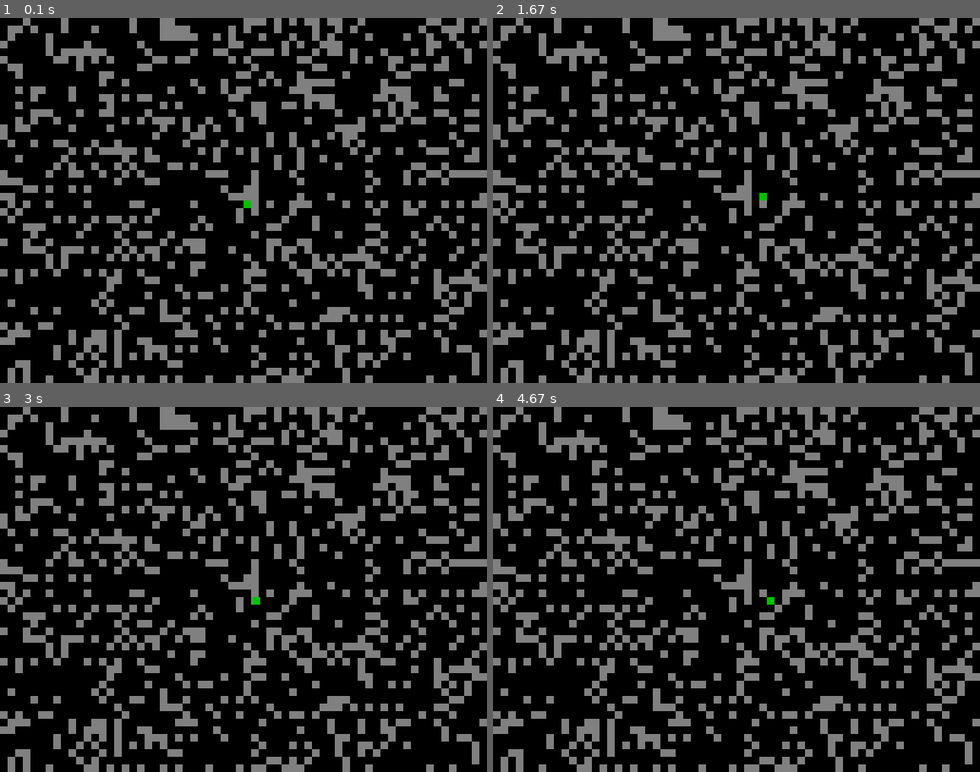
Above: before the commit, frames 1-4 (two rows, left to right).
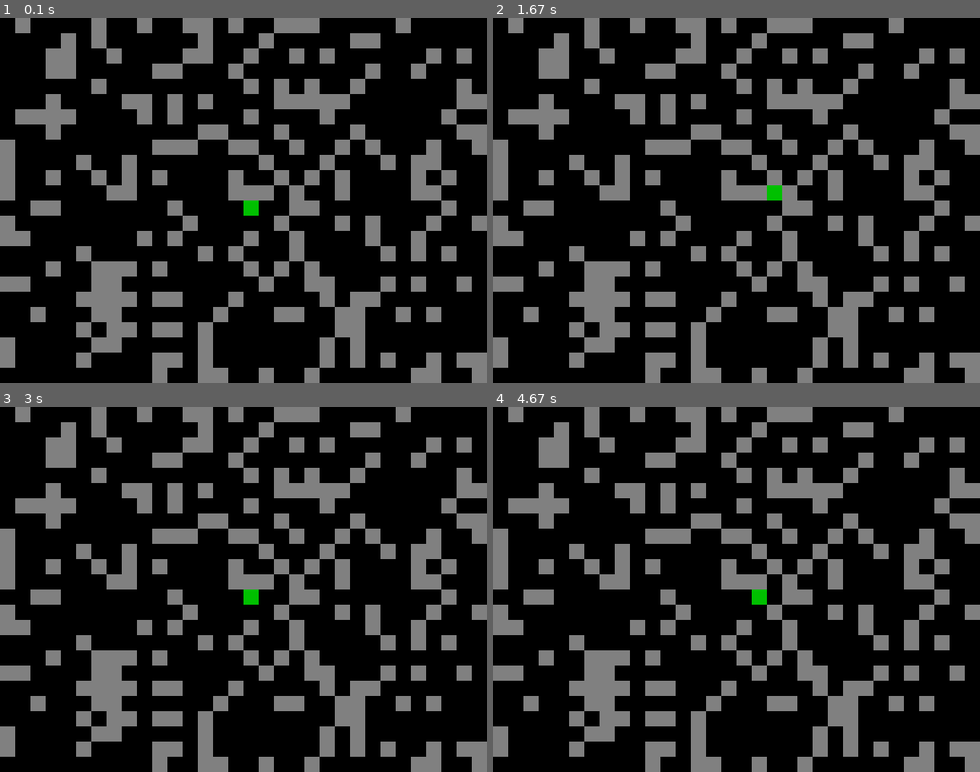
Above: after the commit, the same moments.

Repository: alekz/pygame-game
Game: pygame game, started from src/game.py
Same seed, same stepped clock (60 frames per second), same inputs: the game is played once before the commit and once after it. The source is Python 2; it was converted automatically to run under Python 3.
Inputs (mouse positions are in pixels of both pictures, inside the frame that each line leads up to):
- Up to frame 1 (0.1 s): no input
- Up to frame 2 (1.67 s): hold Right 0.33-0.8 s; move the mouse to (717, 215) at 0.37 s; hold Up 0.83-1.13 s
- Up to frame 3 (3 s): hold Down 2.23-2.53 s; hold Left 2.57-2.97 s
- Up to frame 4 (4.67 s): hold Right 3.4-4.03 s; hold Left from 4.47 s (still down)

The runs differ from the first frame. In frame 1, 38% of the frame differs, in the area x 0-100%, y 0-100%; in frame 2, 38%; in frame 3, 38%; in frame 4, 38%.

Commit message:
Improved player movement (added checks for map obstacles)

Diff:
--- a/src/game.py
+++ b/src/game.py
@@ -1,7 +1,7 @@
-import random
 import pygame
 
 from player import Player
+from map import Map
 
 class BaseGame(object):
 
@@ -77,31 +77,22 @@
 
     def on_init(self):
 
-        self.cell_size = (10, 10)
-        self.map_size = tuple(int(self.screen_size[i] / self.cell_size[i]) for i in (0, 1))
+        self.cell_size = (20, 20)
 
-        # List of colors for each cell type
-        self.cell_colors = {
-                            0: (  0,   0,   0),
-                            1: (128, 128, 128),
-                            }
-
-        # Generate empty map
-        empty_col = [0] * self.map_size[1]
-        self.map = [empty_col[:] for _ in xrange(self.map_size[0])]
-
-        # Generate random map
-        for x in xrange(self.map_size[0]):
-            for y in xrange(self.map_size[1]):
-                self.map[x][y] = random.choice((0, 0, 0, 1))
+        # Init map
+        map_size = tuple(int(self.screen_size[i] / self.cell_size[i]) for i in (0, 1))
+        self.map = Map(self, map_size)
 
         # Init player
-        self.player = Player()
-        self.player.location = [int(self.map_size[0] / 2), int(self.map_size[1] / 2)]
-        self.map[self.player.location[0]][self.player.location[1]] = 0
+        self.player = Player(self)
+        self.player.location = [int(self.map.size[0] / 2), int(self.map.size[1] / 2)]
+
+        # Initial player's position should be empty
+        self.map.cells[self.player.location[0]][self.player.location[1]] = 0
 
     def on_update(self, milliseconds):
         self.player.update(milliseconds)
+        print self.clock.get_fps()
 
     def on_draw(self, milliseconds):
         self._clear_screen()
@@ -112,10 +103,10 @@
         self.screen.fill((0, 0, 0))
 
     def _draw_map(self):
-        for x in xrange(self.map_size[0]):
-            for y in xrange(self.map_size[1]):
-                cell_type = self.map[x][y]
-                color = self.cell_colors[cell_type]
+        for x in xrange(self.map.size[0]):
+            for y in xrange(self.map.size[1]):
+                cell_type = self.map.cells[x][y]
+                color = self.map.colors[cell_type]
                 self._paint_cell(color, (x, y))
 
     def _draw_player(self):
--- /dev/null
+++ b/src/map.py
@@ -0,0 +1,35 @@
+import random
+
+class Map(object):
+
+    def __init__(self, game, size):
+        self.game = game
+        self.size = size
+
+        # Generate empty map
+        empty_col = [0] * self.size[1]
+        self.cells = [empty_col[:] for _ in xrange(self.size[0])]
+
+        # Generate random map
+        for x in xrange(self.size[0]):
+            for y in xrange(self.size[1]):
+                self.cells[x][y] = random.choice((0, 0, 0, 1))
+
+        # List of colors for each cell type
+        self.colors = {
+                            0: (  0,   0,   0),
+                            1: (128, 128, 128),
+                            }
+
+    def get_cell(self, x, y=None):
+        assert (type(x) == int and type(y) == int) or (hasattr(x, '__iter__') and len(x) == 2 and y is None)
+        if hasattr(x, '__iter__'):
+            x, y = x
+        try:
+            return self.cells[x][y]
+        except IndexError:
+            return None
+
+    def can_move_to(self, x, y=None):
+        cell = self.get_cell(x, y)
+        return cell == 0
--- a/src/player.py
+++ b/src/player.py
@@ -8,13 +8,47 @@
     UP = 4
     DOWN = 8
 
-    def __init__(self):
+    def __init__(self, game):
+        self.game = game
         self.state = Player.STANDING
         self.location = [0, 0] # Cell coordinates within a map
         self.offset = [0.0, 0.0] # Offset within a cell, -1.0..1.0
         self.speed = 5.0 # Cells per second
 
-    def update(self, milliseconds):
+    def _get_opposite_direction(self, direction=None):
+        direction = direction or self.state
+        return {
+                Player.LEFT:  Player.RIGHT,
+                Player.RIGHT: Player.LEFT,
+                Player.UP:    Player.DOWN,
+                Player.DOWN:  Player.UP,
+                }.get(direction, direction)
+
+    def _is_opposite_direction(self, direction1, direction2):
+        return self._get_opposite_direction(direction1) == direction2
+
+    def _get_direction_sign(self, direction=None):
+        direction = direction or self.state
+        return {
+                Player.LEFT:  -1,
+                Player.RIGHT: +1,
+                Player.UP:    -1,
+                Player.DOWN:  +1,
+                }.get(direction, 0)
+
+    def _get_direction_index(self, direction=None):
+        direction = direction or self.state
+        return {
+                Player.LEFT:  0,
+                Player.RIGHT: 0,
+                Player.UP:    1,
+                Player.DOWN:  1,
+                }.get(direction)
+
+    def _get_direction_info(self, direction=None):
+        return (self._get_direction_index(direction), self._get_direction_sign(direction))
+
+    def _get_new_movement_state(self):
 
         # Check, which player control keys are pressed
         keys = pygame.key.get_pressed()
@@ -25,36 +59,49 @@
 
         # Calculate the next movement state
         states = [
-                  (0, -1, key_left,  key_right, Player.LEFT,  Player.RIGHT),
-                  (0, +1, key_right, key_left,  Player.RIGHT, Player.LEFT ),
-                  (1, -1, key_up,    key_down,  Player.UP,    Player.DOWN ),
-                  (1, +1, key_down,  key_up,    Player.DOWN,  Player.UP   ),
+                  (key_left,  key_right, Player.LEFT  ),
+                  (key_right, key_left,  Player.RIGHT ),
+                  (key_up,    key_down,  Player.UP    ),
+                  (key_down,  key_up,    Player.DOWN  ),
                   ]
 
-        for (i, k, key, opposite_key, state, opposite_state) in states:
+        for (key, opposite_key, state) in states:
             if key and not opposite_key:
-                if self.state == Player.STANDING:
-                    self.state = state
-                elif self.state == opposite_state:
-                    self.location[i] -= k
-                    self.offset[i] = k + self.offset[i]
-                    self.state = state
+                if self.state in (Player.STANDING, self._get_opposite_direction()):
+                    return state
 
-        # Tuple associated with each direction: (i, k, key)
-        # i = 0 (horizontal movement) or 1 (vertical)
-        # k = -1 (left/up) or 1 (right/down)
-        # key - if that direction's key is still pressed
-        states = {
-                  Player.LEFT:  (0, -1, key_left),
-                  Player.RIGHT: (0, +1, key_right),
-                  Player.UP:    (1, -1, key_up),
-                  Player.DOWN:  (1, +1, key_down),
-                  }
+        return Player.STANDING
+
+
+    def update(self, milliseconds):
+
+        new_state = self._get_new_movement_state()
+
+        if new_state != Player.STANDING:
+
+            if self.state == Player.STANDING:
+                # Start moving, but first check if it is allowed
+                new_location = self.location[:]
+                i, k = self._get_direction_info(new_state)
+                new_location[i] += k
+                if not self.game.map.can_move_to(new_location):
+                    new_state = Player.STANDING
+
+            elif self._is_opposite_direction(new_state, self.state):
+                # Move to the opposite direction (should always be allowed)
+                # Direction   K  Before    After
+                # L -> R     -1  10; -0.2   9; +0.8
+                # R -> L     +1  10; +0.2  11; -0.8
+                i, k = self._get_direction_info()
+                self.location[i] += k
+                self.offset[i] -= k
 
         # Move to one of directions
-        if states.has_key(self.state):
+        if self.state == Player.STANDING:
+            self.state = new_state
+        if self.state != Player.STANDING:
 
-            i, k, key = states[self.state]
+            i, k = self._get_direction_info()
 
             # Move a bit
             self.offset[i] += k * self.speed * milliseconds / 1000.0
@@ -64,9 +111,18 @@
 
                 # Moved to a neighbouring cell
                 self.location[i] += k
-                self.offset[i] -= k * 1.0
+                self.offset[i] -= k
 
-                # Stop movement if key is not pressed anymore
-                if not key:
+                # Check if further movement is possible: stop if key is not
+                # pressed anymore or if there is an obstacle
+                stop = False
+                if new_state == Player.STANDING:
+                    stop = True
+                else:
+                    new_location = self.location[:]
+                    new_location[i] += k
+                    if not self.game.map.can_move_to(new_location):
+                        stop = True
+                if stop:
                     self.offset[i] = 0.0
                     self.state = Player.STANDING
